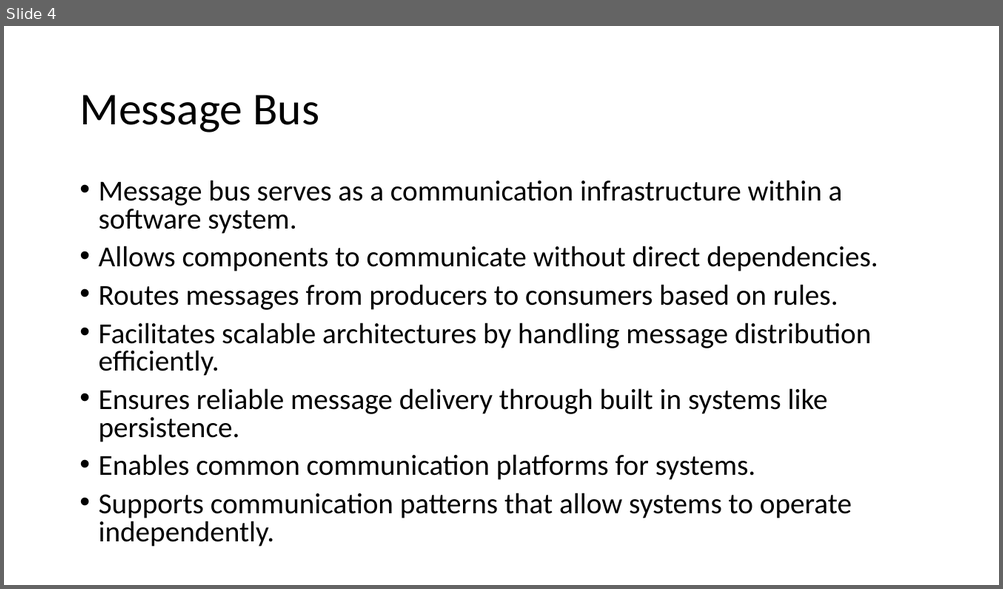
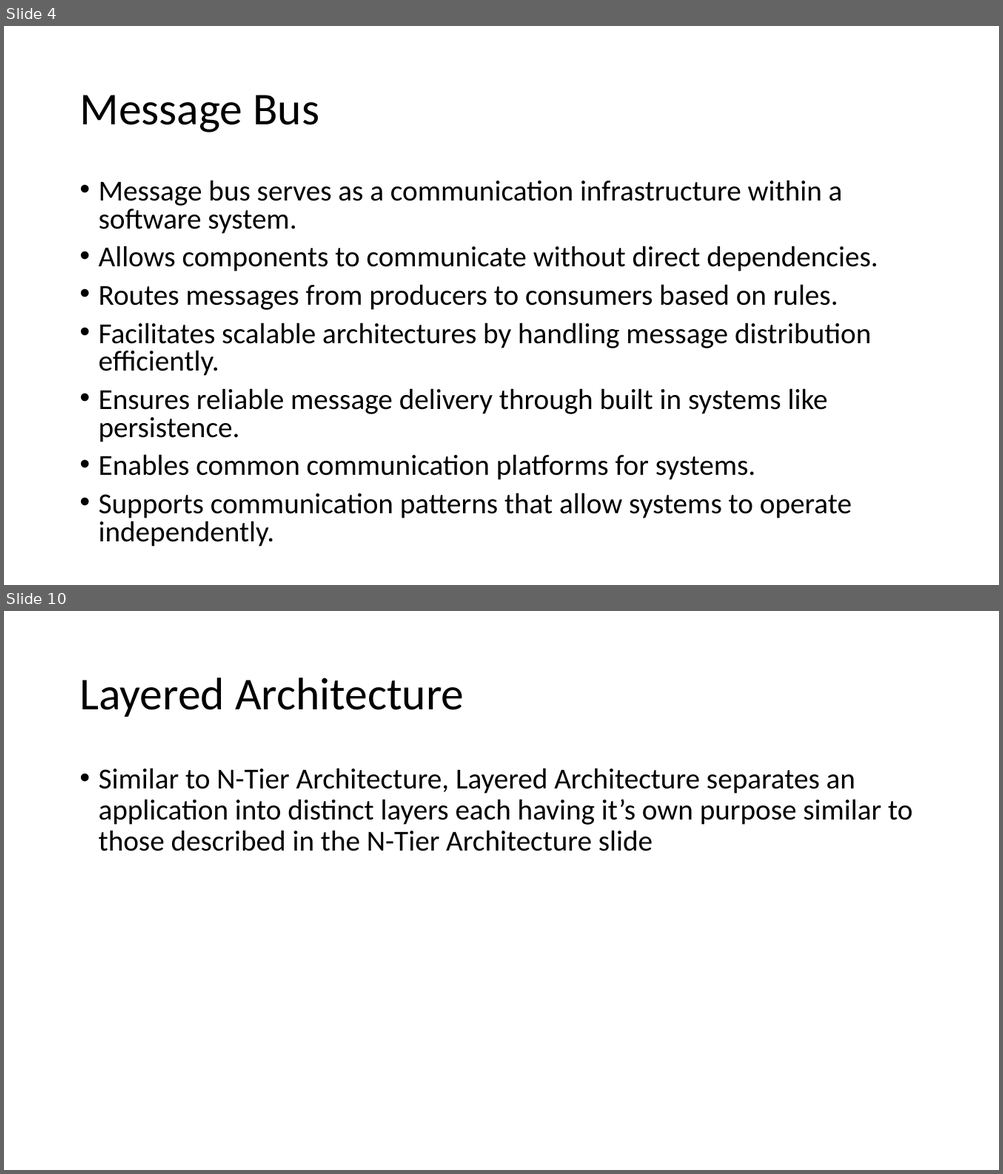
Before and after one commit to EricDeBuitleir/FYP-Public, a slide deck: Final Year Project/Architecture Application Presentation.pptx. Shown one above the other, each under a label of ours: slide 4 before the commit, slides 4 and 10 after it; the slides between them are not shown. The pictures are 1003x589 and 1003x1174 pixels, drawn with LibreOffice and Linux fonts; fonts in the diff are those of the drawing. Boxes give left, top, right and bottom in pixels: in the first picture for what was removed or moved away, otherwise in the second. Text is boxed around its words. In the diff, an @@ line names an element or a change of style, - is before the commit and + after.

```diff
--- a/Final Year Project/Architecture Application Presentation.pptx
+++ b/Final Year Project/Architecture Application Presentation.pptx
@@ slide 10 added at bbox=[4, 611, 999, 1170], background #FFFFFF @@
@@ title added at bbox=[79, 678, 464, 717], 44 pt, text #000000 @@
+Layered Architecture
@@ text added at bbox=[99, 768, 912, 851], 28 pt, text #000000 @@
+• Similar to N-Tier Architecture, Layered Architecture separates an application into distinct layers each having it’s own purpose similar to those described in the N-Tier Architecture slide
```
Also in this commit, not shown: 7 other slides added, 1 slide removed.
